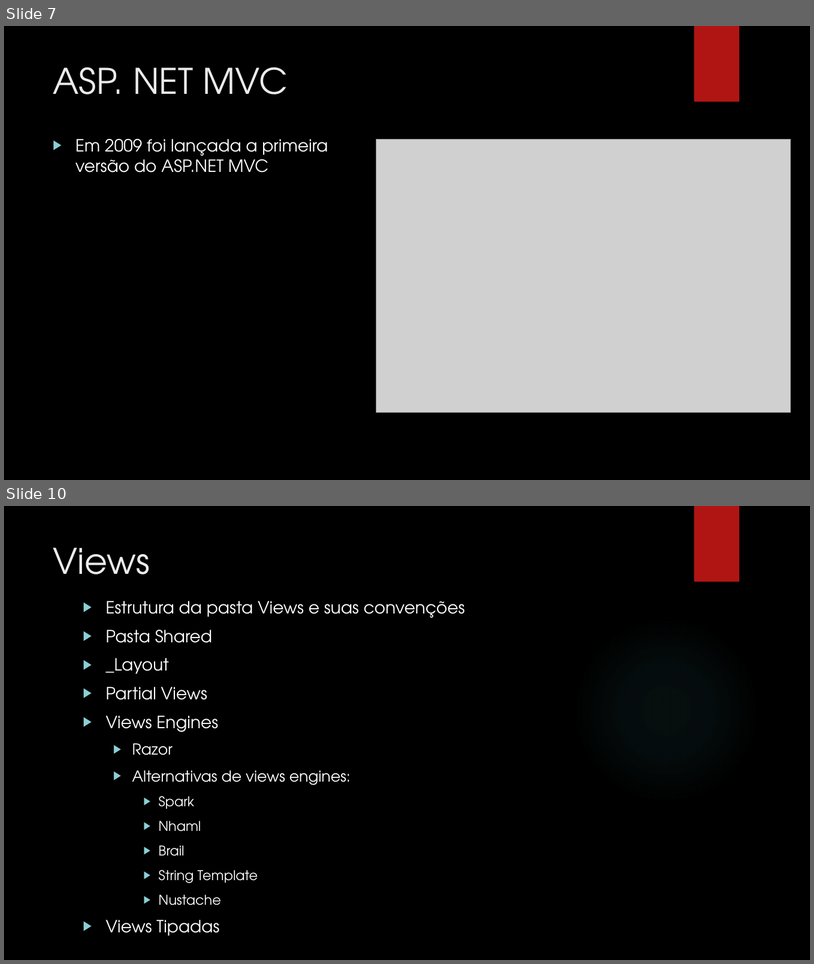
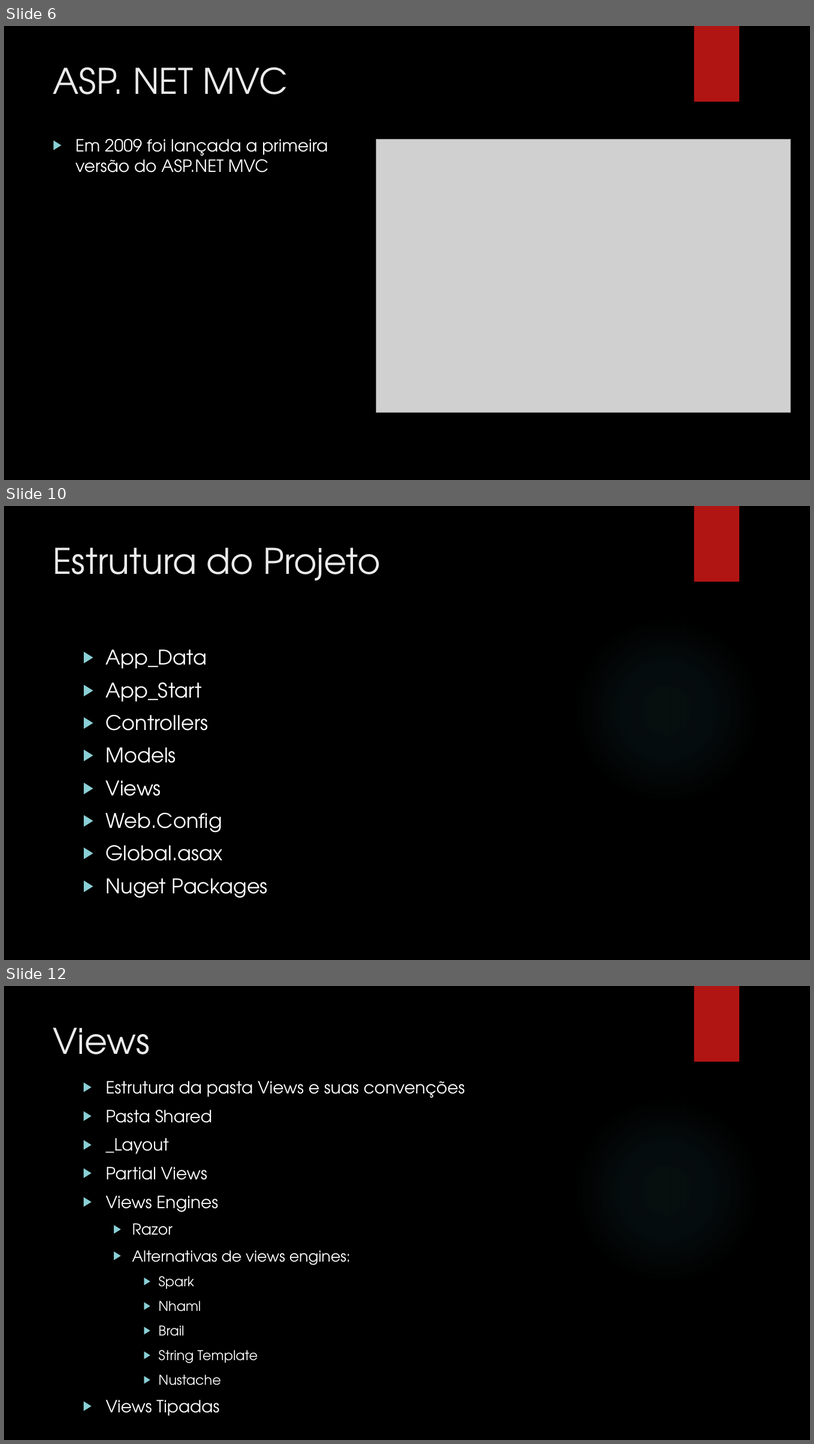
Before and after one commit to leolana/AspnetMvcLab, a slide deck: Presentation/AspNetMvc.pptx. Shown one above the other, each under a label of ours: slides 7 and 10 before the commit, slides 6, 10 and 12 after it; the slides between them are not shown. The pictures are 814x964 and 814x1444 pixels, drawn with LibreOffice and Linux fonts; fonts in the diff are those of the drawing; grey boxes stand for pictures; background and template pictures are left out. Boxes give left, top, right and bottom in pixels: in the first picture for what was removed or moved away, otherwise in the second. Text is boxed around its words. In the diff, an @@ line names an element or a change of style, - is before the commit and + after.

```diff
--- a/Presentation/AspNetMvc.pptx
+++ b/Presentation/AspNetMvc.pptx
@@ slide 10 added at bbox=[4, 506, 810, 960], background picture (left out); not listed: 2 template elements that a slide beside it also shows @@
@@ title added at bbox=[53, 547, 381, 580], 42 pt, text #EBEBEB @@
+Estrutura do Projeto
@@ text added at bbox=[106, 649, 268, 898], 24 pt, text #FFFFFF @@
+▶ App_Data
+▶ App_Start
+▶ Controllers
+▶ Models
+▶ Views
+▶ Web.Config
+▶ Global.asax
+▶ Nuget Packages
@@ what was slide 7 is now slide 6 @@
@@ what was slide 10 is now slide 12 @@
```
Also in this commit, not shown: 6 slides changed, 5 other slides added, 3 slides removed.
